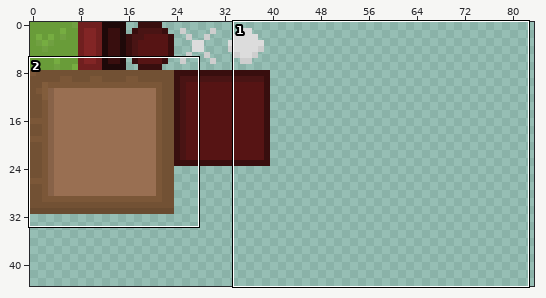
Sprite sheet: Askalhorn/Content/images/Test.png. Above: a wide view before the commit, with the close-up outlined.
Close-up. First the earlier version:
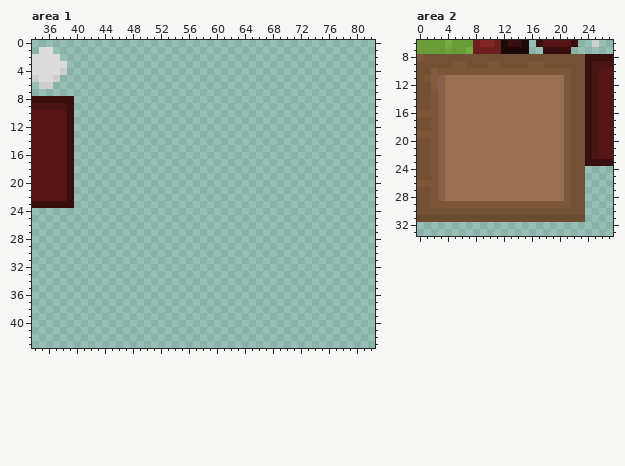
The file is 128x128 pixels. Colours within 5 levels of each other are drawn and written as one. Shown: area 1: x 34..82, y 0..43; area 2: x 0..27, y 6..33. The wide view leaves out empty margins.
New version:
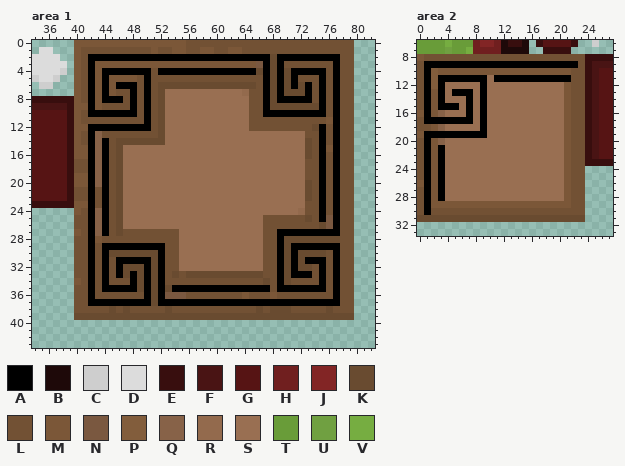
Palette (. is transparent): A #000000  B #1e0909  C #cecece  D #dcdcdc  E #380e0e  F #491414  G #561414  H #701f1f  J #822525  K #694b30  L #725134  M #7b5738  N #7a5840  P #825d3c  Q #876248  R #936a4d  S #996f52  T #699c39  U #70a041  V #76ad41
From the commit log: Change panel texture.
Difference:
--- area 1
@@ x 34..82 @@
- 0 .................................................
- 1 .DD..............................................
- 2 DDDD.............................................
- 3 DDDDD............................................
- 4 DDDDC............................................
- 5 CDDC.............................................
- 6 .CC..............................................
- 7 .................................................
- 8 EEEEEE...........................................
- 9 FFFFFE...........................................
-10 GGGGGE...........................................
-11 GGGGGE...........................................
-12 GGGGGE...........................................
-13 GGGGGE...........................................
-14 GGGGGE...........................................
-15 GGGGGE...........................................
-16 GGGGGE...........................................
-17 GGGGGE...........................................
-18 GGGGGE...........................................
-19 GGGGGE...........................................
-20 GGGGGE...........................................
-21 GGGGGE...........................................
-22 GGGGGE...........................................
-23 EEEEEE...........................................
-24 .................................................
-25 .................................................
-26 .................................................
-27 .................................................
-28 .................................................
-29 .................................................
-30 .................................................
-31 .................................................
-32 .................................................
-33 .................................................
-34 .................................................
-35 .................................................
-36 .................................................
-37 .................................................
-38 .................................................
-39 .................................................
+ 0 ......MMMMMMMMMMMMMMMMLLLLLLLLLLLLLLLLLLLLLLLL...
+ 1 .DD...MLLLLLLLLLLMLLMMLLMMLLMMLLLLLLLLLLLLLLLL...
+ 2 DDDD..MLAAAAAAAAAAAAAAAAAAAAAAAAAAKAAAAAAAAALL...
+ 3 DDDDD.MLAMMMMMMMMMMMMMMMMMMMMMMMNAKALLLLLLLALL...
+ 4 DDDDC.MLAMAAAAAAALAAAAAAAAAAAAAAKAKAKAAAAALALL...
+ 5 CDDC..MLAMAMMMMLALLLLLLLLLLLLLLLLAKAKALLLALALL...
+ 6 .CC...MLAMAMAAALALKKKKKKKKKKKKKKLAKAKAKALALALL...
+ 7 ......MLAMAMLLALALKSSSSSSSSSSSRLLAKAKKKALALALL...
+ 8 EEEEEEMLAMAAALALALKSSSSSSSSSSSSLLAKAAAAALALALL...
+ 9 FFFFFEMMAMLLLLALALKSSSSSSSSSSSSLLAKKKKKKKALALL...
+10 GGGGGEMLAAAAAAALALKSSSSSSSSSSSSLLAAAAAAAAALALL...
+11 GGGGGEMLLLLLLLLLALKSSSSSSSSSSSSLLLLLLLLLLLMALL...
+12 GGGGGEMMAAAAAAAAALKSSSSSSSSSSSSLLLLLLLLLKALALL...
+13 GGGGGEMLAQLLLLLLLLKSSSSSSSSSSSSSSSSSSSSLLALALL...
+14 GGGGGEMLAQALKKKKKKKSSSSSSSSSSSSSSSSSSSSKLALALL...
+15 GGGGGEMMAQALKSSSSSSSSSSSSSSSSSSSSSSSSSSKLAMALL...
+16 GGGGGEMMAQALKSSSSSSSSSSSSSSSSSSSSSSSSSSKLALALL...
+17 GGGGGELLAQALKSSSSSSSSSSSSSSSSSSSSSSSSSSLLALALL...
+18 GGGGGELLAQALKSSSSSSSSSSSSSSSSSSSSSSSSSSLLALALL...
+19 GGGGGEMMAQALKSSSSSSSSSSSSSSSSSSSSSSSSSSLLALALL...
+20 GGGGGEMMAQALKSSSSSSSSSSSSSSSSSSSSSSSSSSKLALALL...
+21 GGGGGELLALALKSSSSSSSSSSSSSSSSSSSSSSSSSSKLALALL...
+22 GGGGGELLALALKSSSSSSSSSSSSSSSSSSSSSSSSSSKLALALL...
+23 EEEEEEMMALALKSSSSSSSSSSSSSSSSSSSSSSSSSSLLALALL...
+24 ......MLAQALKSSSSSSSSSSSSSSSSSSSSSSSSSRLLALALL...
+25 ......LLAQALKSSSSSSSSSSSSSSSSSSSSLLLLLLKLANALL...
+26 ......LLAQALKSSSSSSSSSSSSSSSSSSSSLLLLLLLLKNALL...
+27 ......MLAQALKLLLLLLLLSSSSSSSSSSSSLLAAAAAAAAALL...
+28 ......LLAMLLLLLLLLLLLSSSSSSSSSSSSLLAKKKKKKKKLL...
+29 ......LLALAAAAAAAAALLSSSSSSSSSSSSLLAKAAAAAAALL...
+30 ......LLALAKKKKKKKALLSSSSSSSSSSSSLLAKAKKKKLALL...
+31 ......LLALALAAAAAKALLSSSSSSSSSSSSLLAKAKAAALALL...
+32 ......LLALALAKKKAKALLSSSSSSSSSSSSLLAKAKKLALALL...
+33 ......LLALALAKAKAKALKLKKKKKKKKKKKLLAKAAALALALL...
+34 ......MLALALLLAKAKALLLLLLLLLLLLLLKLAKLLLLALALL...
+35 ......LLALAAAAAKAKAKAAAAAAAAAAAAAALAAAAAAALALL...
+36 ......LLALLLLLLLAKANNNLLLLLLLLMLLLMLLLLLLLLALL...
+37 ......LLAAAAAAAAAKAAAAAAAAAAAAAAAAAAAAAAAAAALL...
+38 ......LLLLLKLKLLLLLKLLLLLLLLLLLLKLKKKLLLLLKLLL...
+39 ......KKKKKKKKKKKKKKKKKKKKKKKKKKKKKKKKKKKKKKKK...
 40 .................................................
--- area 2
@@ x 0..27 @@
  8 MLLLLLLLLLLLLLLLLLLLLLLLEEEE
- 9 LLLLLMMLLLMMLLLLMMLLLLLLEFFF
-10 LLPMMMMMMMMMMMMMMMMMMMLLEFGG
-11 LMPQSSSSSSSSSSSSSSSSSMLLEFGG
-12 LLPQSSSSSSSSSSSSSSSSSMLLEFGG
-13 LLMQSSSSSSSSSSSSSSSSSMLLEFGG
-14 LLMQSSSSSSSSSSSSSSSSSMLLEFGG
-15 LLMQSSSSSSSSSSSSSSSSSMLLEFGG
-16 MMMQSSSSSSSSSSSSSSSSSMLLEFGG
-17 LLMQSSSSSSSSSSSSSSSSSMLLEFGG
-18 LLMQSSSSSSSSSSSSSSSSSMLLEFGG
-19 MMMQSSSSSSSSSSSSSSSSSMLLEFGG
-20 LLMQSSSSSSSSSSSSSSSSSMLLEFGG
-21 LLMQSSSSSSSSSSSSSSSSSMLLEFGG
-22 LLMQSSSSSSSSSSSSSSSSSMLLEFGG
-23 LLMQSSSSSSSSSSSSSSSSSMLLEEEE
-24 LLMQSSSSSSSSSSSSSSSSSMLL....
-25 LLMQSSSSSSSSSSSSSSSSSMLL....
-26 MMMQSSSSSSSSSSSSSSSSSMLL....
-27 LLMQSSSSSSSSSSSSSSSSSMLL....
-28 LLMQSSSSSSSSSSSSSSSSSMLL....
-29 LLMMMMMMMMMMMMMMMMMMMMLL....
-30 LLLLLLLLLLLLLLLLLLLLLLLL....
+ 9 LAAAAAAAAAAAAAAAAAAAAAALEFFF
+10 LAPMMMMMMMMMMMMMMMMMMMLLEFGG
+11 LAPAAAAAAASAAAAAAAAAAALLEFGG
+12 LAPASSSSSASSSSSSSSSSSMLLEFGG
+13 LAMASAAASASSSSSSSSSSSMLLEFGG
+14 LAMASSSASASSSSSSSSSSSMLLEFGG
+15 LAMAAASASASSSSSSSSSSSMLLEFGG
+16 MAMQSSSASASSSSSSSSSSSMLLEFGG
+17 LAAAAAAASASSSSSSSSSSSMLLEFGG
+18 LLMQSSSSSASSSSSSSSSSSMLLEFGG
+19 MAAAAAAAAASSSSSSSSSSSMLLEFGG
+20 LAMQSSSSSSSSSSSSSSSSSMLLEFGG
+21 LAMASSSSSSSSSSSSSSSSSMLLEFGG
+22 LAMASSSSSSSSSSSSSSSSSMLLEFGG
+23 LAMASSSSSSSSSSSSSSSSSMLLEEEE
+24 LAMASSSSSSSSSSSSSSSSSMLL....
+25 LAMASSSSSSSSSSSSSSSSSMLL....
+26 MAMASSSSSSSSSSSSSSSSSMLL....
+27 LAMASSSSSSSSSSSSSSSSSMLL....
+28 LAMASSSSSSSSSSSSSSSSSMLL....
+29 LAMMMMMMMMMMMMMMMMMMMMLL....
+30 LALLLLLLLLLLLLLLLLLLLLLL....
 31 KKKKKKKKKKKKKKKKKKKKKKKK....
Changed places in both close-ups, as pixel boxes (x1, y1, x2, y2):
added: (74, 40, 354, 320)
changed: (424, 61, 578, 215)
